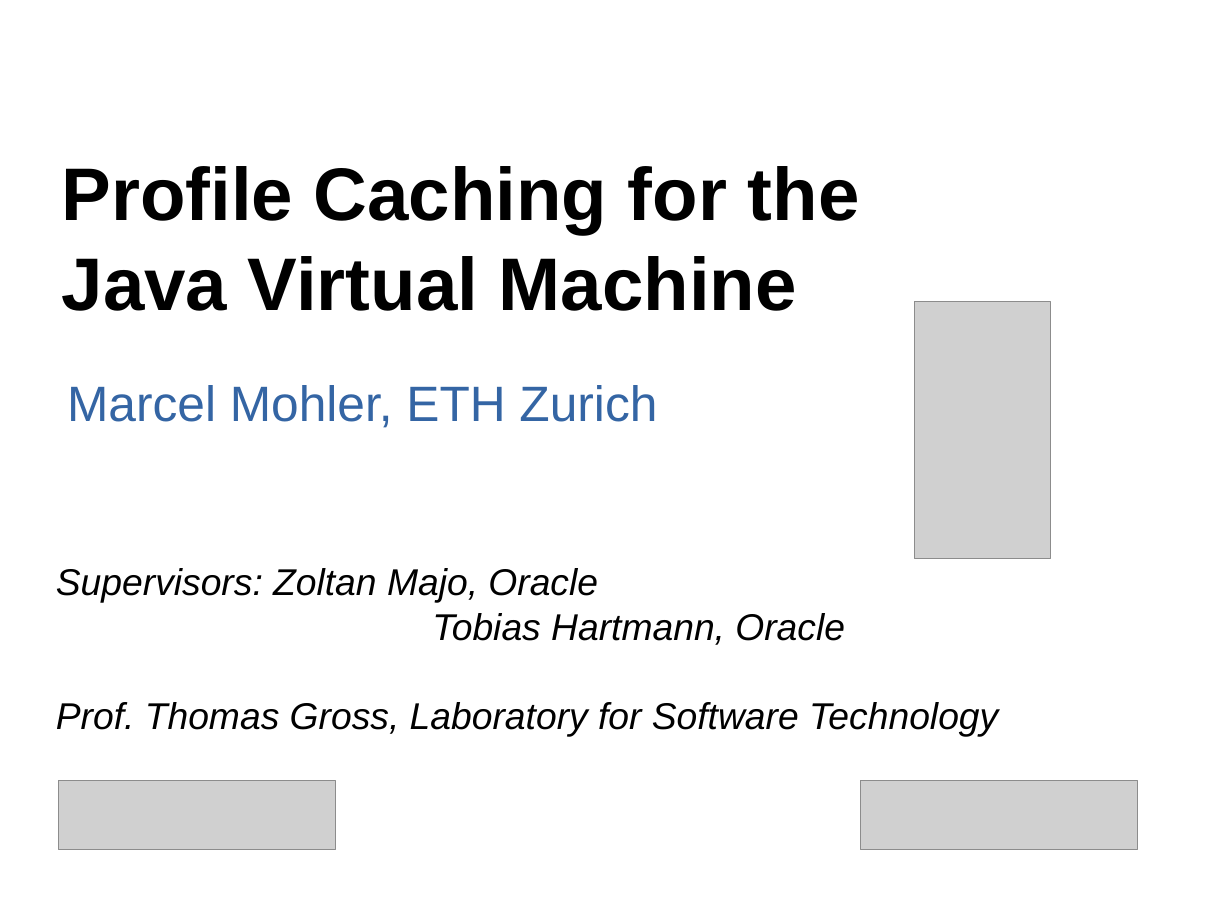
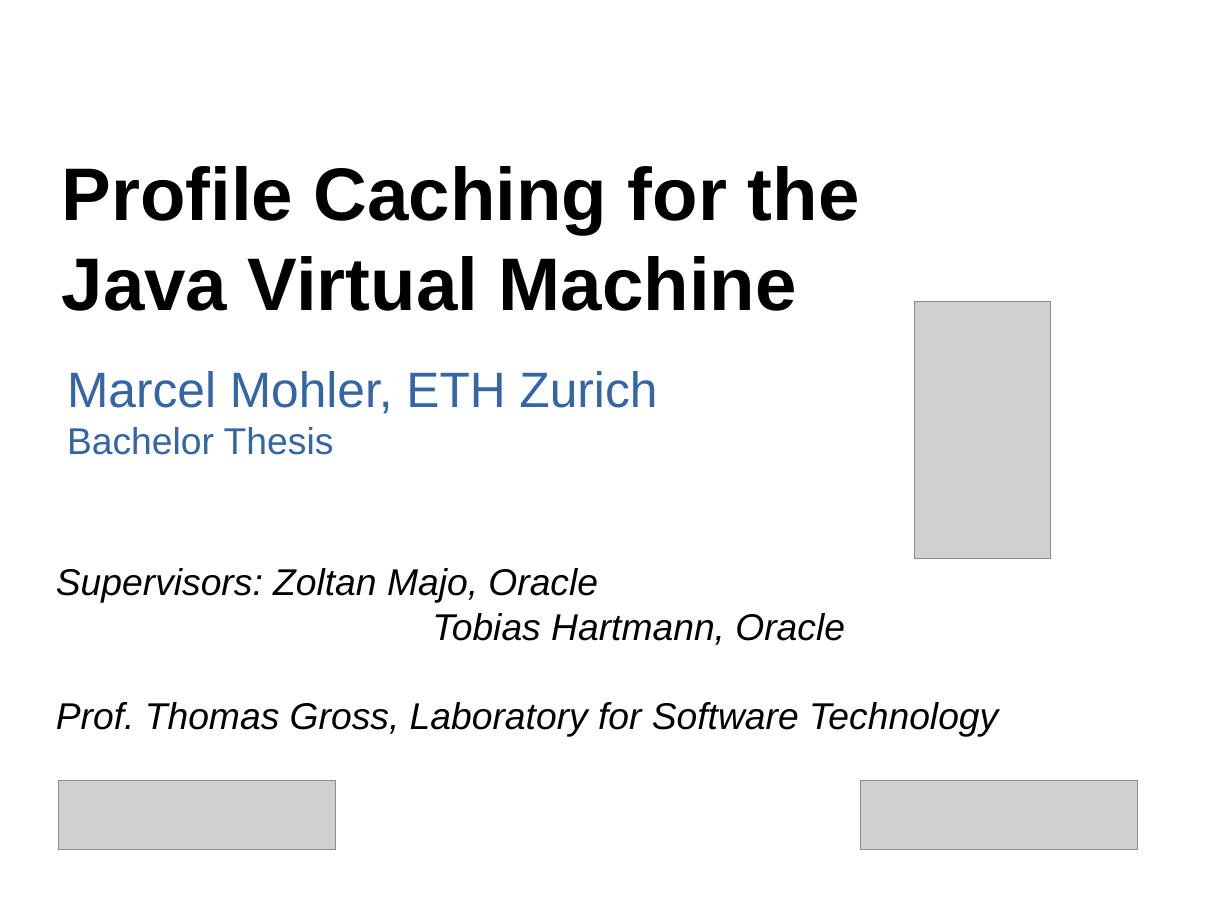
Before and after one commit to mohlerm/hotspot, a slide deck: slide 1 of presentation/profile_caching_mohlerm_presentation.odp. Drawn at 1232x924 pixels with LibreOffice and Linux fonts; fonts in the diff are those of the drawing; grey boxes stand for pictures. Boxes give left, top, right and bottom in pixels: in the first picture for what was removed or moved away, otherwise in the second. Text is boxed around its words. In the diff, an @@ line names an element or a change of style, - is before the commit and + after.

```diff
--- a/presentation/profile_caching_mohlerm_presentation.odp
+++ b/presentation/profile_caching_mohlerm_presentation.odp
@@ subtitle at <box>67,427,334,455</box>: paragraph added @@
+Bachelor Thesis
```
Also in this commit, not shown: 5 other slides changed, 1 slide added, 30 other files.
